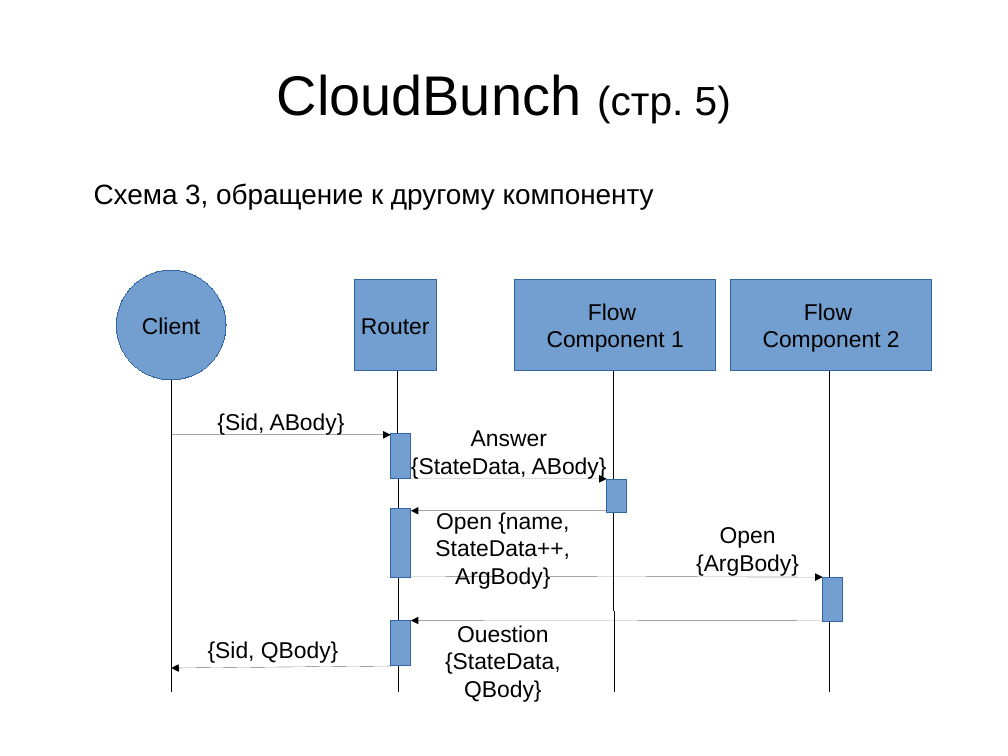
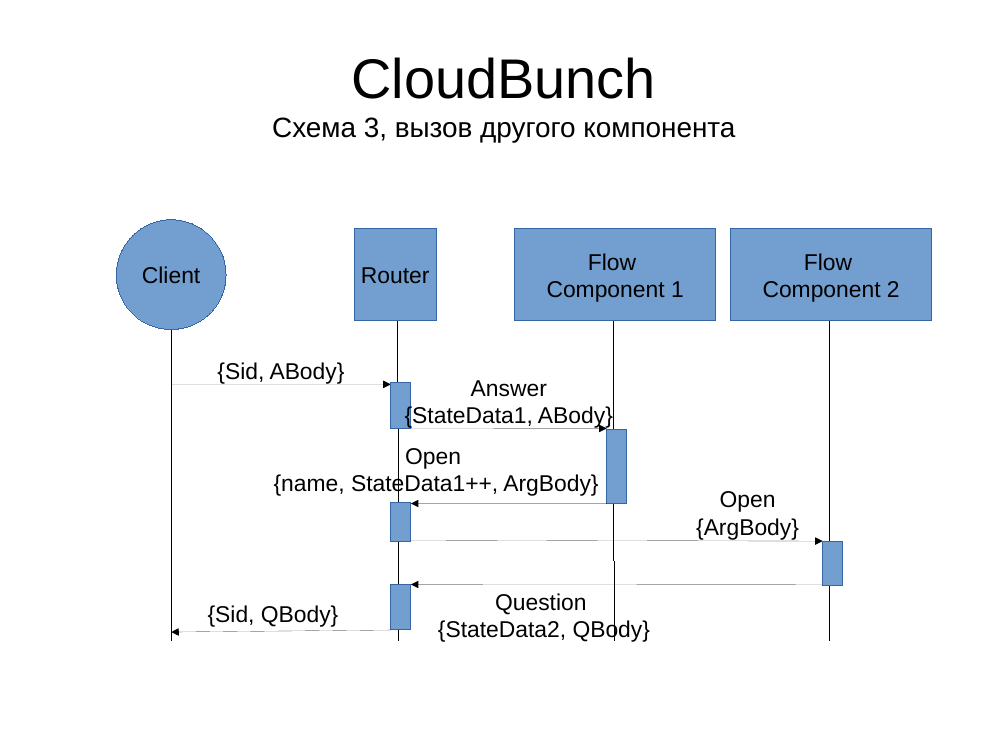
Before and after one commit to krieven/Stacker, a slide deck: slide 12 of conception/presentation1.odp (slide 11 before the commit). Drawn at 1008x756 pixels with LibreOffice and Linux fonts; fonts in the diff are those of the drawing. Boxes give left, top, right and bottom in pixels: in the first picture for what was removed or moved away, otherwise in the second. Text is boxed around its words. In the diff, an @@ line names an element or a change of style, - is before the commit and + after.

```diff
--- a/conception/presentation1.odp
+++ b/conception/presentation1.odp
@@ title at (272, 57, 735, 143): text changed; size 44 to 22 pt @@
-CloudBunch (стр. 5)
+CloudBunch
+Схема 3, вызов другого компонента
@@ text removed at (94, 183, 654, 210) @@
-Схема 3, обращение к другому компоненту
@@ 6 lines, 4 rectangles, 1 ellipse: place and size @@
-6 lines, 4 rectangles, 1 ellipse at (116, 270, 932, 692)
+6 lines, 4 rectangles, 1 ellipse at (116, 220, 932, 641)
@@ text in line at (405, 405, 613, 429): text changed @@
-{StateData, ABody}
+{StateData1, ABody}
@@ text at (274, 448, 598, 497): text changed @@
-Open {name, StateData++, ArgBody}
+Open
+{name, StateData1++, ArgBody}
@@ rectangle: place and size @@
-rectangle at (607, 480, 627, 512)
+rectangle at (607, 430, 627, 504)
@@ rectangle: place and size @@
-rectangle at (391, 509, 411, 577)
+rectangle at (391, 503, 411, 542)
@@ arrow moved from (607, 511) - (411, 511) to (607, 504) - (411, 504) @@
@@ arrow moved from (823, 620) - (411, 621) to (411, 541) - (823, 542) @@
@@ arrow moved from (411, 576) - (823, 577) to (823, 584) - (411, 584) @@
@@ text added at (438, 593, 650, 642), 18 pt, text #000000 @@
+Question
+{StateData2, QBody}
@@ text removed at (445, 625, 561, 702) @@
-Ouestion {StateData, QBody}
@@ 2 texts, 2 rectangles, 1 arrow: place and size @@
-2 texts, 2 rectangles, 1 arrow at (171, 527, 843, 669)
+2 texts, 2 rectangles, 1 arrow at (171, 491, 843, 632)
```
Also in this commit, not shown: 9 other slides changed, 3 slides added, 20 other files.
